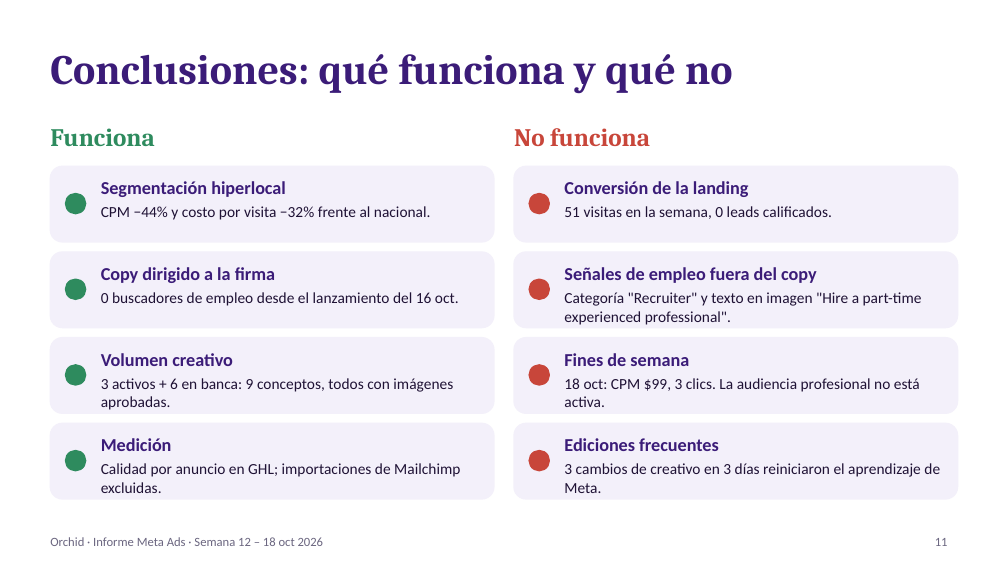
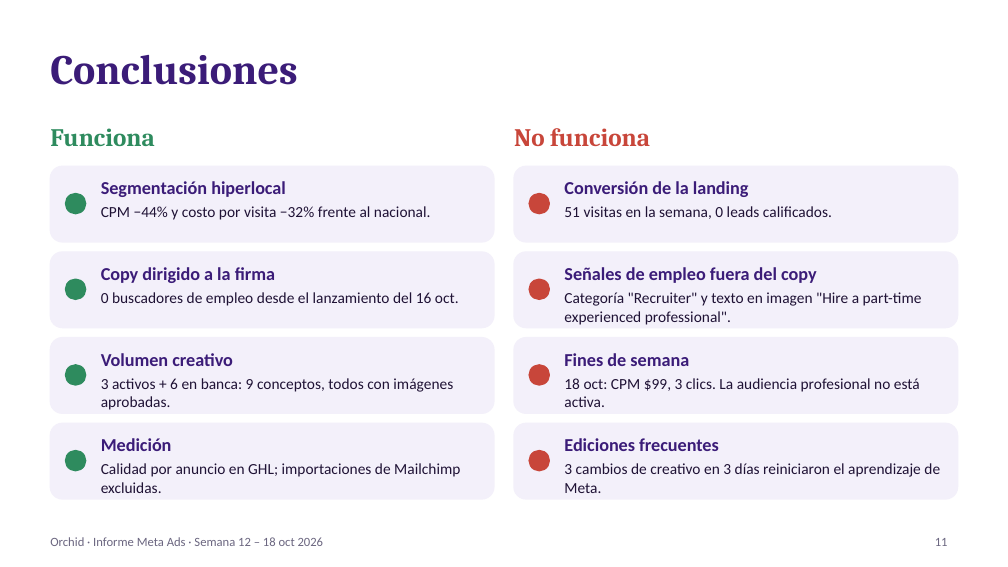
Before and after one commit to manlizard-sys/MetaADS2026, a slide deck: slide 11 of build/reports/informes/Informe_Meta_Ads_Orchid_2026-10-19.pptx. Drawn at 1008x567 pixels with LibreOffice and Linux fonts; fonts in the diff are those of the drawing. Boxes give left, top, right and bottom in pixels: in the first picture for what was removed or moved away, otherwise in the second. Text is boxed around its words. In the diff, an @@ line names an element or a change of style, - is before the commit and + after.

```diff
--- a/build/reports/informes/Informe_Meta_Ads_Orchid_2026-10-19.pptx
+++ b/build/reports/informes/Informe_Meta_Ads_Orchid_2026-10-19.pptx
@@ title at bbox=[50, 55, 297, 85]: text changed @@
-Conclusiones: qué funciona y qué no
+Conclusiones
```
Also in this commit, not shown: 2 other slides changed, 2 other files.
